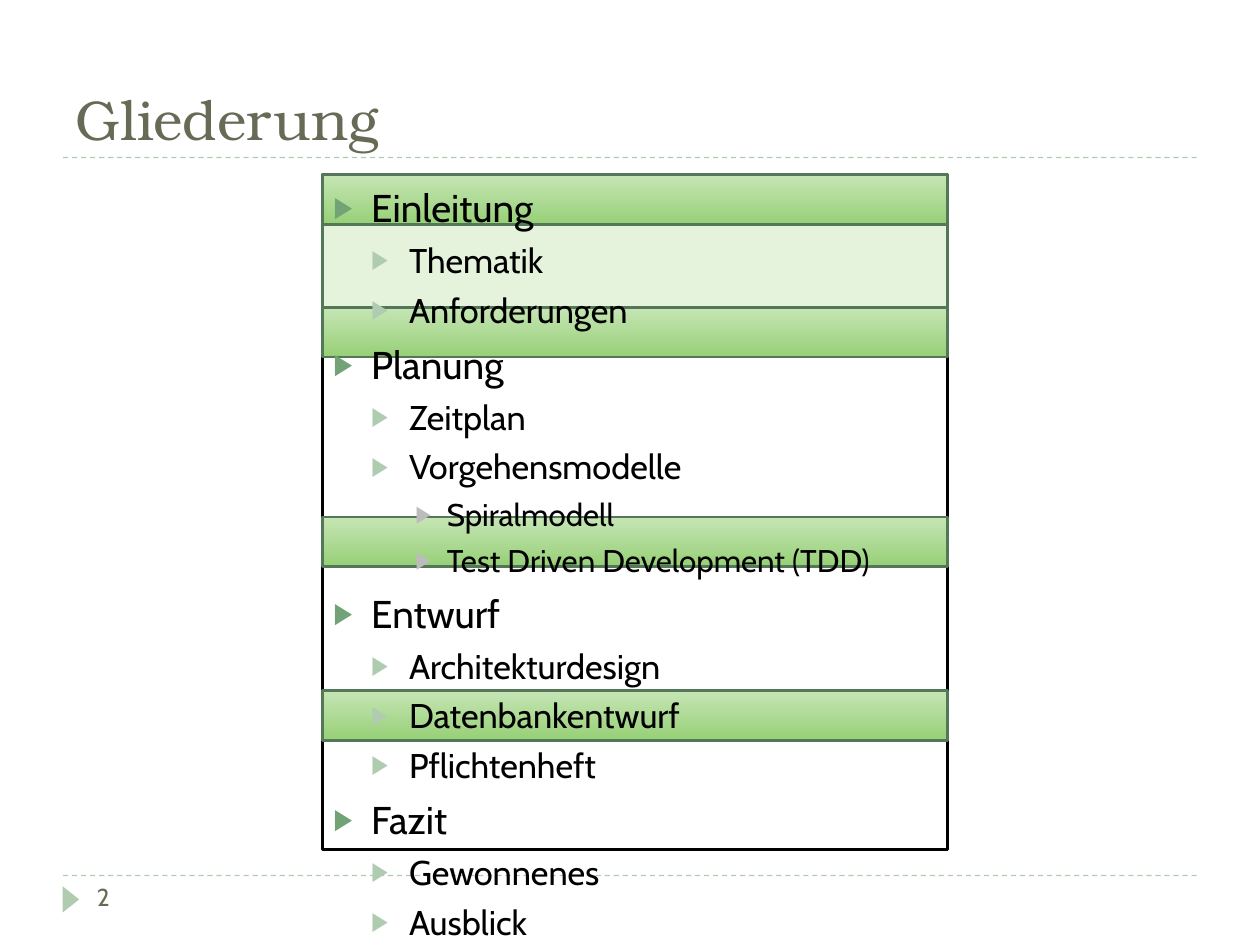
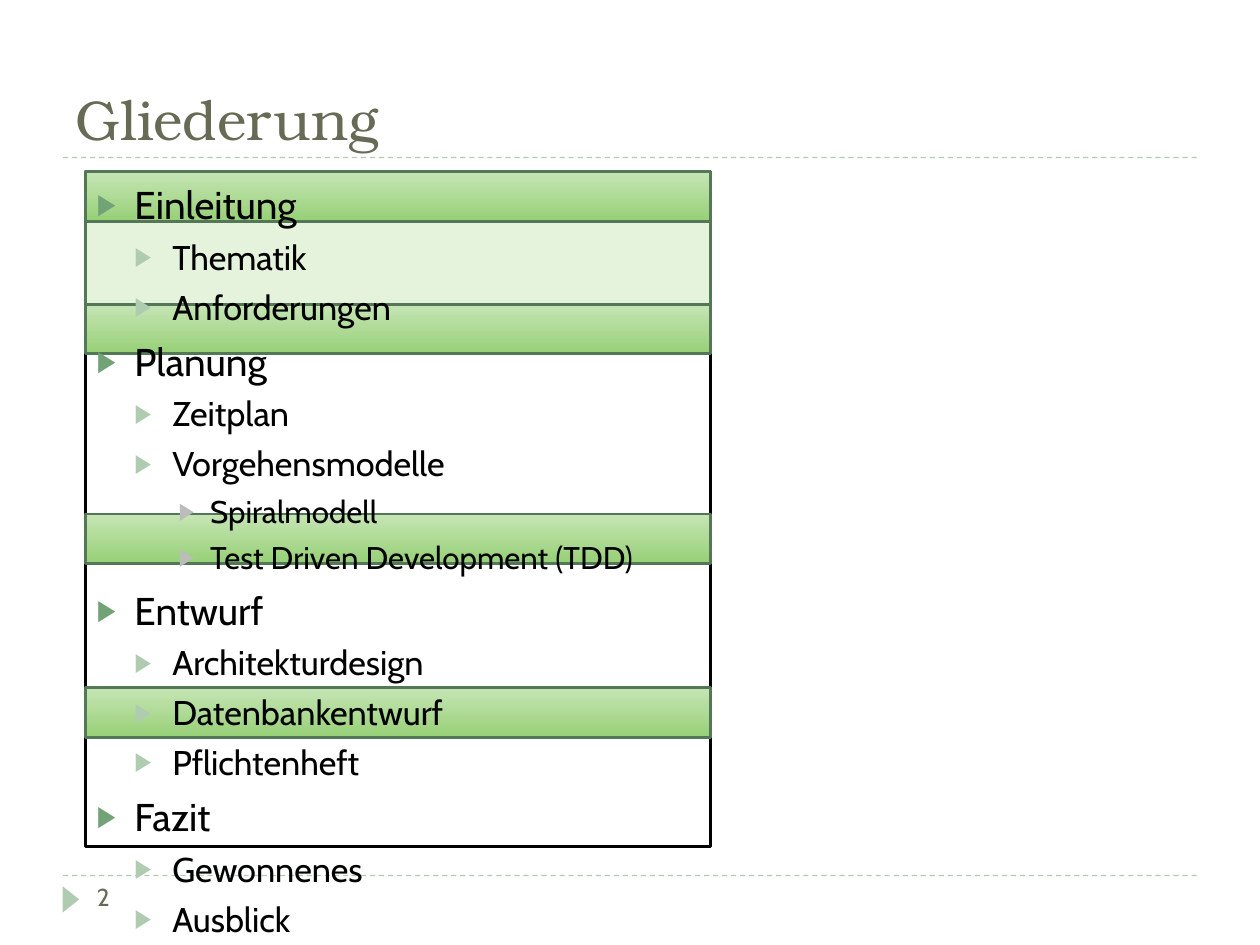
Before and after one commit to DarksideCode/Inventory-Management-System, a slide deck: slide 3 of Doku/Präsentation.pptx. Drawn at 1260x945 pixels with LibreOffice and Linux fonts; fonts in the diff are those of the drawing. Boxes give left, top, right and bottom in pixels: in the first picture for what was removed or moved away, otherwise in the second. Text is boxed around its words. In the diff, an @@ line names an element or a change of style, - is before the commit and + after.

```diff
--- a/Doku/Präsentation.pptx
+++ b/Doku/Präsentation.pptx
@@ 4 rectangles, 1 text: place and size @@
-4 rectangles, 1 text at (323,175,948,936)
+4 rectangles, 1 text at (86,171,711,933)
@@ rectangle: place and size @@
-rectangle at (323,224,948,306)
+rectangle at (86,222,711,304)
@@ rectangle: place and size @@
-rectangle at (323,690,948,740)
+rectangle at (86,688,711,737)
```
Also in this commit, not shown: 5 other slides changed, 1 other file.
